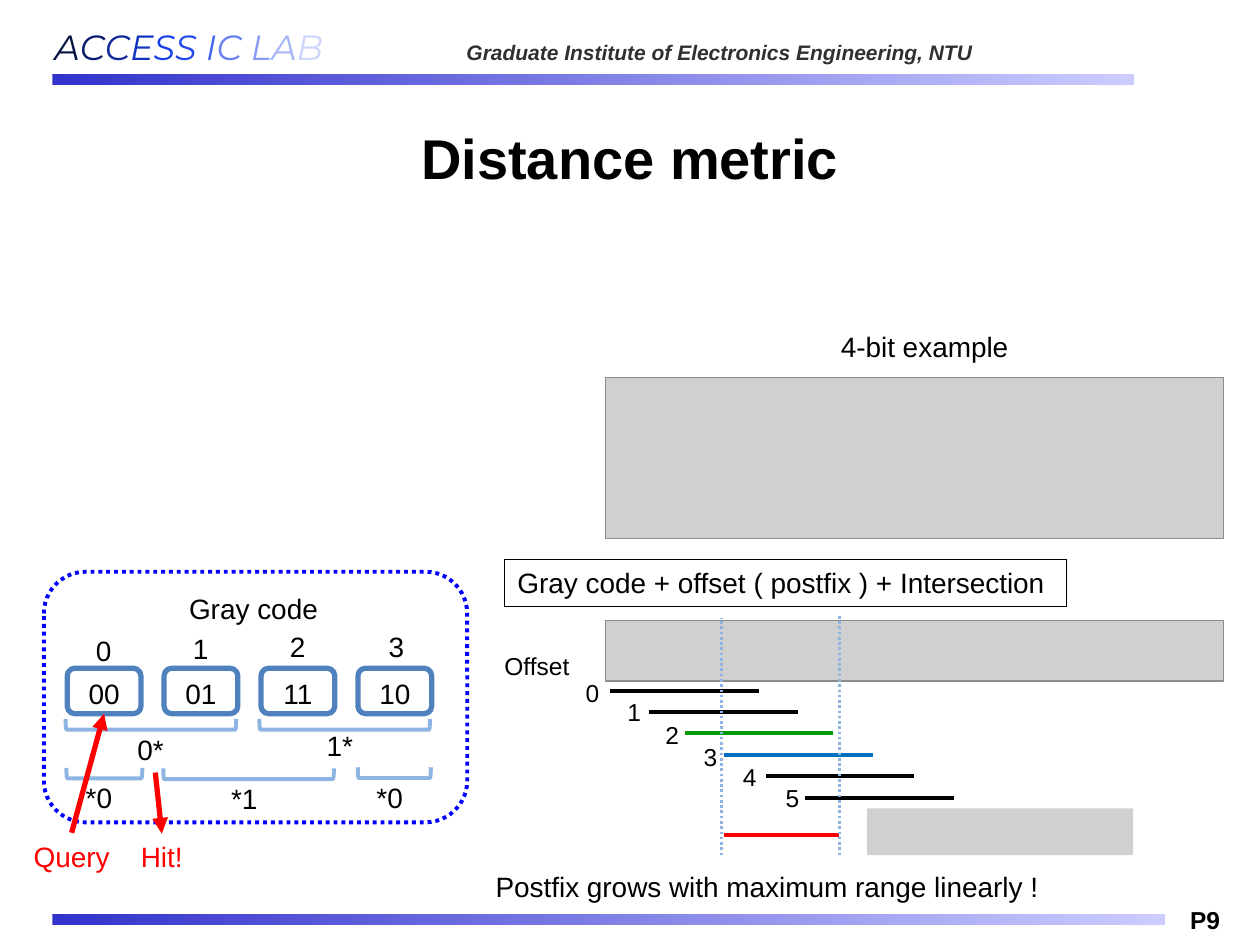
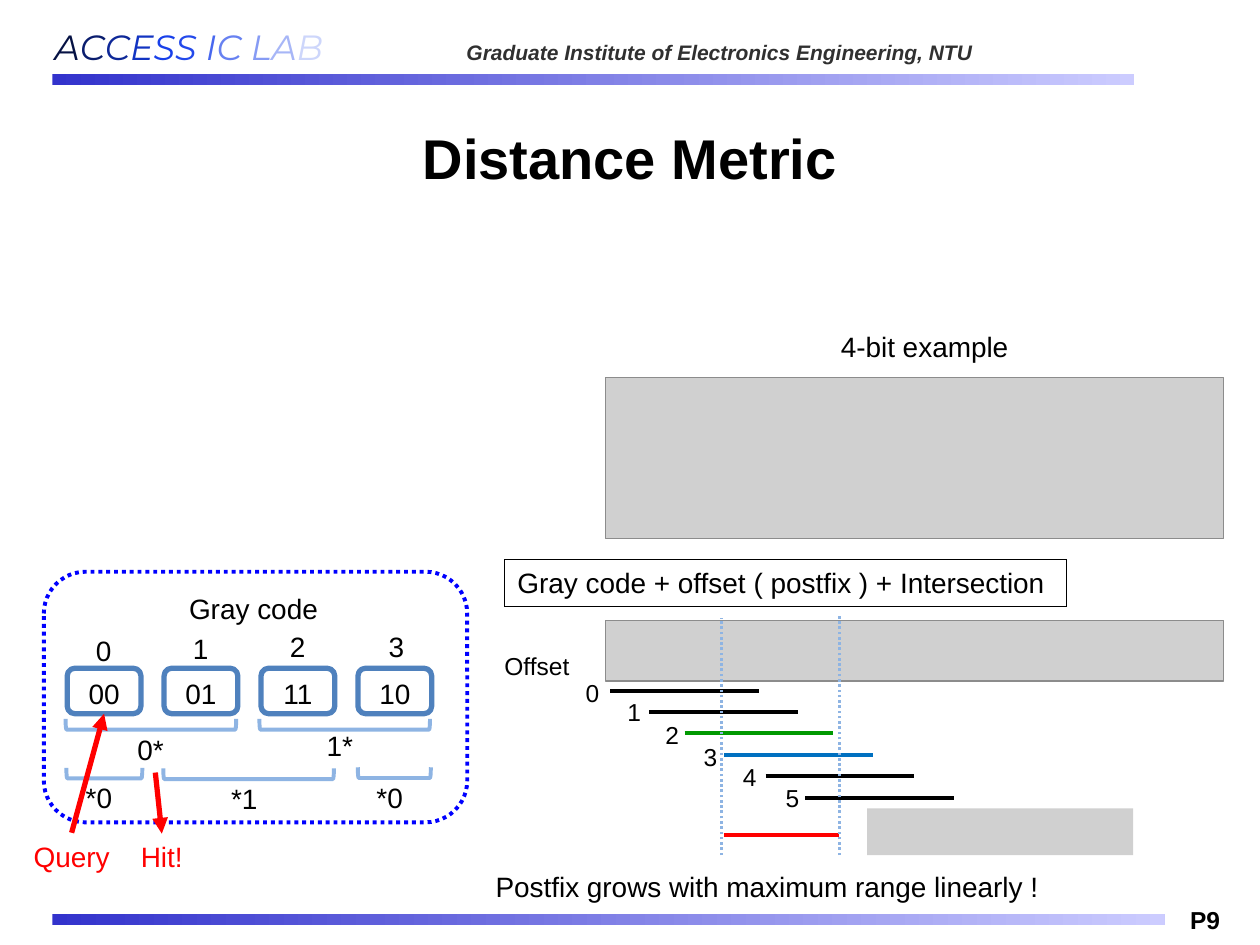
Before and after one commit to Oniontow/AndyWu_Project, a slide deck: slide 9 of IMS_NEW.pptx. Drawn at 1260x945 pixels with LibreOffice and Linux fonts; fonts in the diff are those of the drawing; grey boxes stand for pictures; background and template pictures are left out. Boxes give left, top, right and bottom in pixels: in the first picture for what was removed or moved away, otherwise in the second. Text is boxed around its words. In the diff, an @@ line names an element or a change of style, - is before the commit and + after.

```diff
--- a/IMS_NEW.pptx
+++ b/IMS_NEW.pptx
@@ title at (x1=423, y1=138, x2=837, y2=180): text changed @@
-Distance metric
+Distance Metric
```
Also in this commit, not shown: 7 other slides changed.
